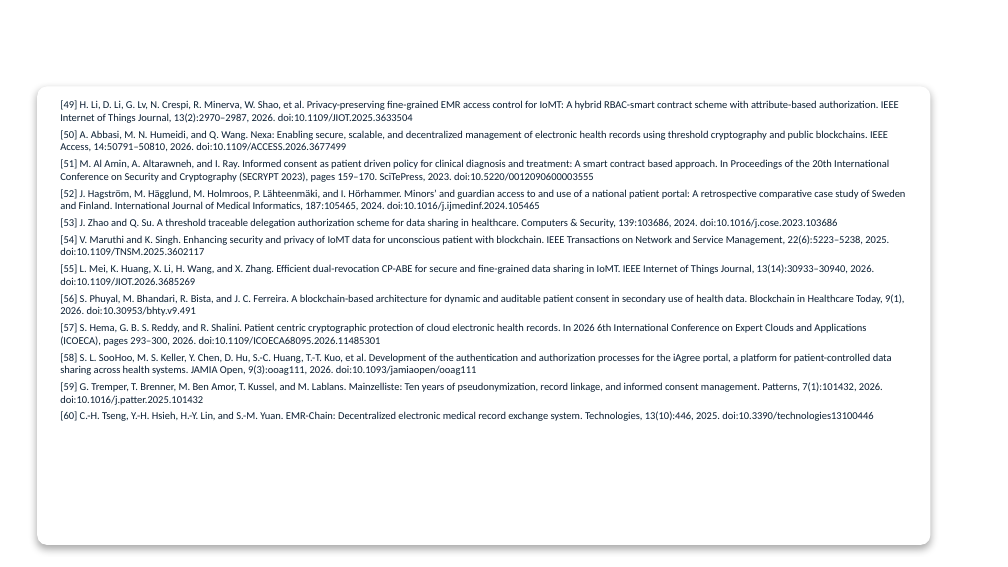
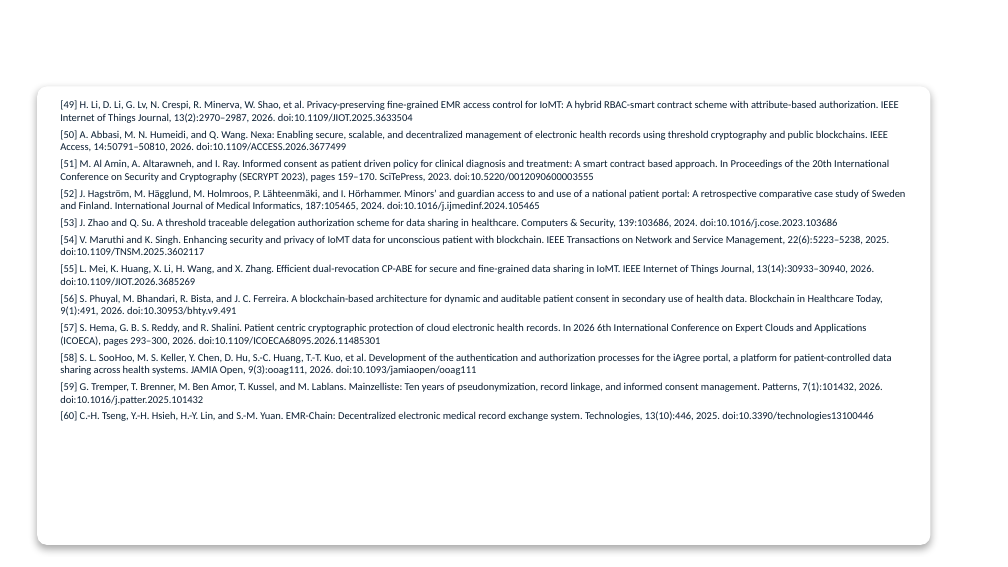
Before and after one commit to yasir12345678900/HealthRWA-Sepolia-Personal-try, a slide deck: slide 35 of docs/Yasir_Candidature_Reassessment_Slides_Simple.pptx. Drawn at 1008x567 pixels with LibreOffice and Linux fonts; fonts in the diff are those of the drawing; background and template pictures are left out. Boxes give left, top, right and bottom in pixels: in the first picture for what was removed or moved away, otherwise in the second. Text is boxed around its words. In the diff, an @@ line names an element or a change of style, - is before the commit and + after.

```diff
--- a/docs/Yasir_Candidature_Reassessment_Slides_Simple.pptx
+++ b/docs/Yasir_Candidature_Reassessment_Slides_Simple.pptx
@@ text at (x1=60, y1=294, x2=883, y2=316): text changed @@
-[56] S. Phuyal, M. Bhandari, R. Bista, and J. C. Ferreira. A blockchain-based architecture for dynamic and auditable patient consent in secondary use of health data. Blockchain in Healthcare Today, 9(1), 2026. doi:10.30953/bhty.v9.491
+[56] S. Phuyal, M. Bhandari, R. Bista, and J. C. Ferreira. A blockchain-based architecture for dynamic and auditable patient consent in secondary use of health data. Blockchain in Healthcare Today, 9(1):491, 2026. doi:10.30953/bhty.v9.491
```
Also in this commit, not shown: 15 other slides changed, 1 other file.
